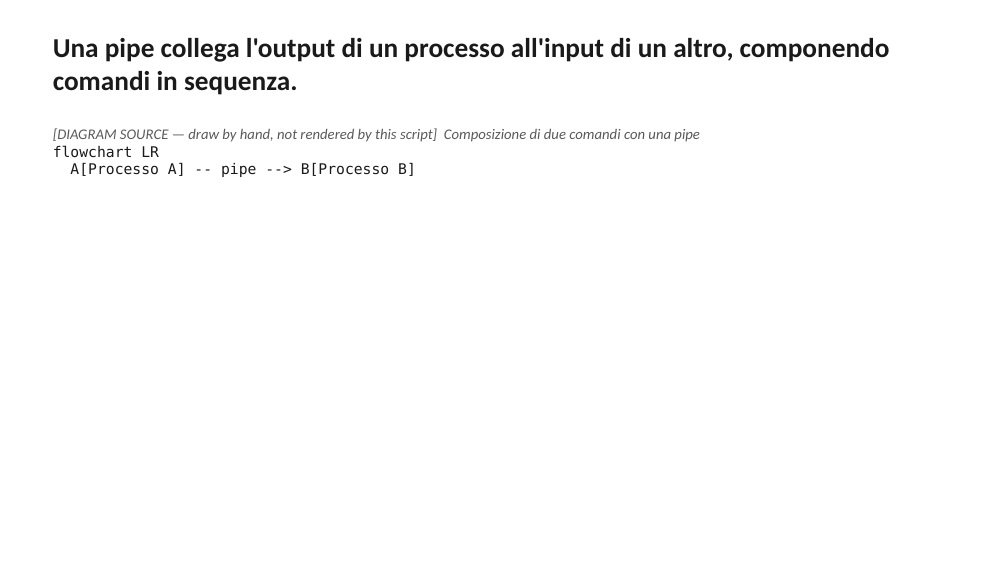
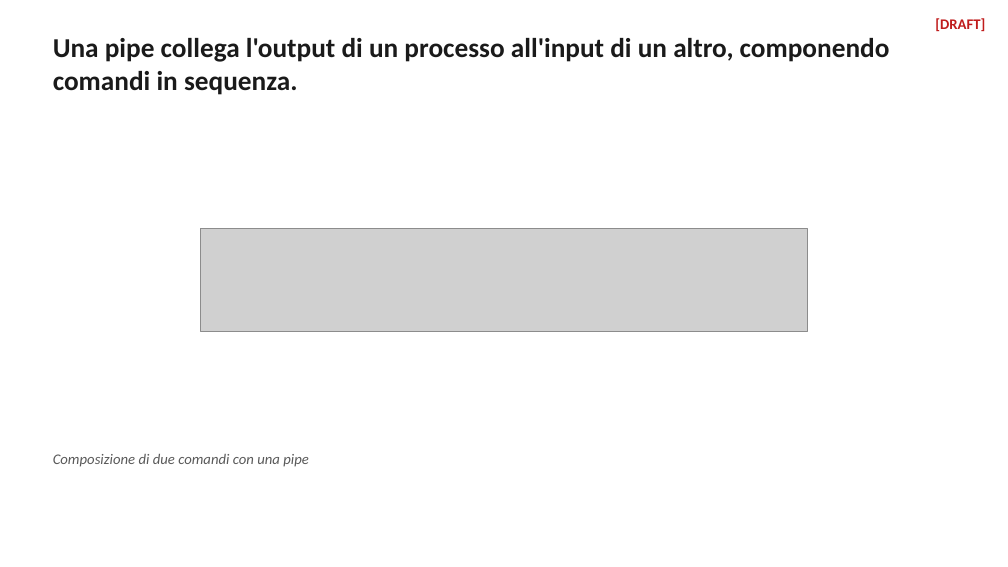
Before and after one commit to danidemi/teaching-support, a slide deck: slide 20 of learning-test-course-docker/material/slides/out/session-01.pptx. Drawn at 1008x567 pixels with LibreOffice and Linux fonts; fonts in the diff are those of the drawing; grey boxes stand for pictures. Boxes give left, top, right and bottom in pixels: in the first picture for what was removed or moved away, otherwise in the second. Text is boxed around its words. In the diff, an @@ line names an element or a change of style, - is before the commit and + after.

```diff
--- a/learning-test-course-docker/material/slides/out/session-01.pptx
+++ b/learning-test-course-docker/material/slides/out/session-01.pptx
@@ text added at bbox=[935, 18, 985, 31], 14 pt, text #C01C1C, bold @@
+[DRAFT]
@@ text removed at bbox=[53, 128, 700, 177] @@
-[DIAGRAM SOURCE — draw by hand, not rendered by this script] Composizione di due comandi con una pipe
-flowchart LR
-A[Processo A] -- pipe --> B[Processo B]
@@ picture added at bbox=[200, 228, 808, 331] @@
@@ text added at bbox=[53, 454, 309, 467], 14 pt, text #5A5A5A, italic @@
+Composizione di due comandi con una pipe
```
Also in this commit, not shown: 20 other slides changed, 59 other files.
